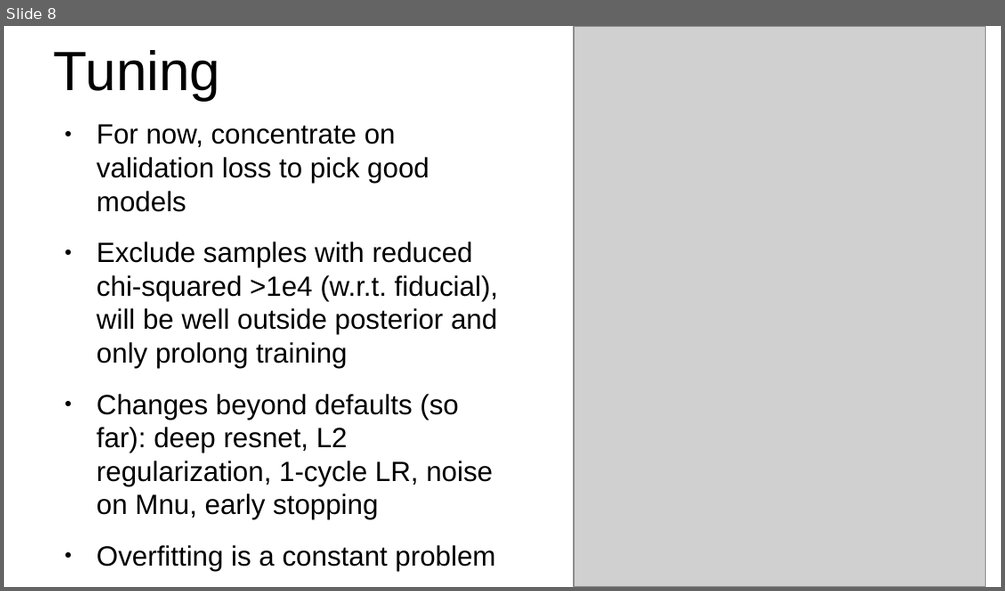
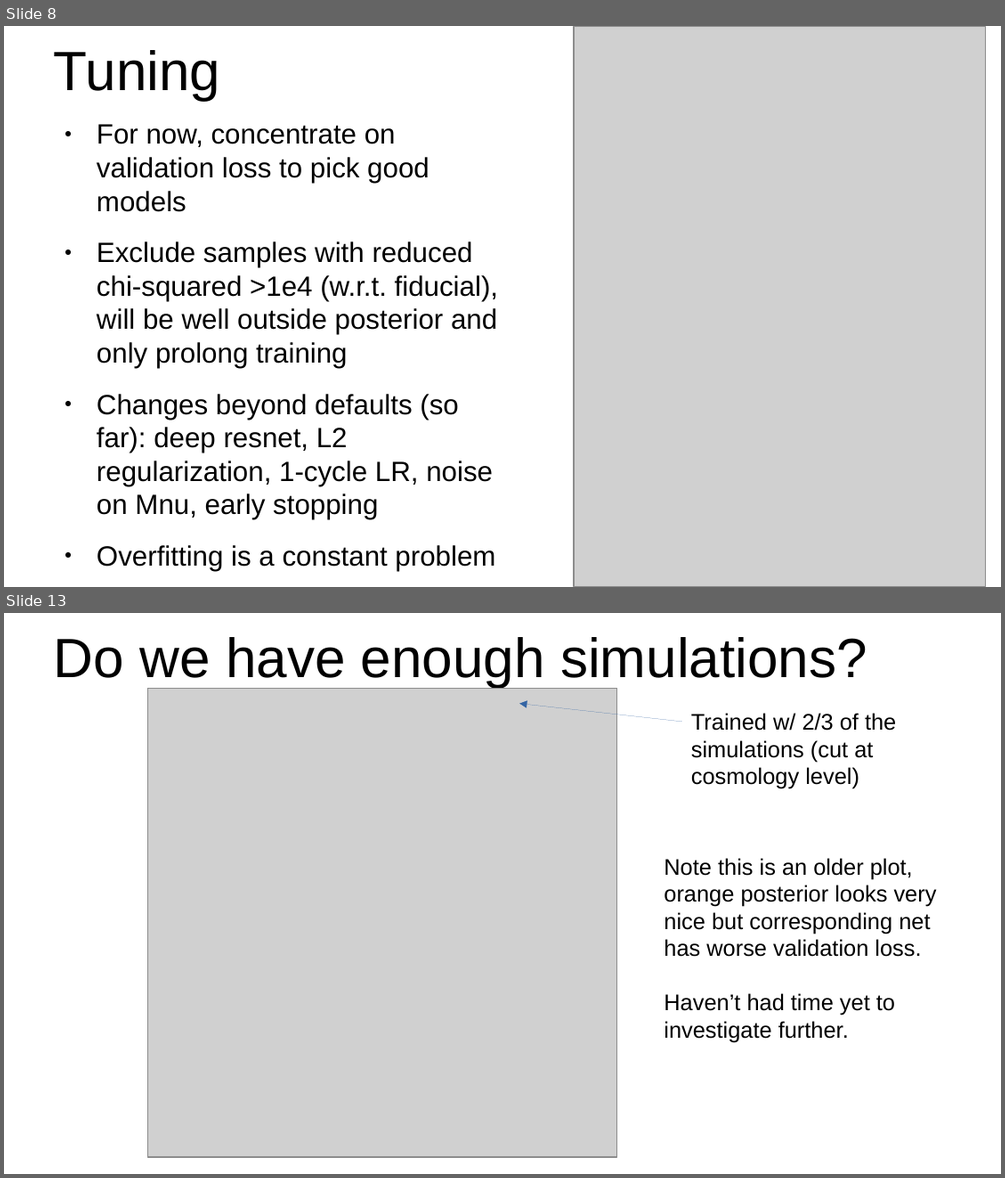
Before and after one commit to leanderthiele/nuvoid_production, a slide deck: presentation_020923.odp. Shown one above the other, each under a label of ours: slide 8 before the commit, slides 8 and 13 after it; the slides between them are not shown. The pictures are 1005x591 and 1005x1178 pixels, drawn with LibreOffice and Linux fonts; fonts in the diff are those of the drawing; grey boxes stand for pictures. Boxes give left, top, right and bottom in pixels: in the first picture for what was removed or moved away, otherwise in the second. Text is boxed around its words. In the diff, an @@ line names an element or a change of style, - is before the commit and + after.

Commit message:
do the proper thing and split training and validation set by cosmology

```diff
--- a/presentation_020923.odp
+++ b/presentation_020923.odp
@@ slide 13 added at (x1=4, y1=613, x2=1001, y2=1174), background #FFFFFF @@
@@ title added at (x1=54, y1=637, x2=867, y2=688), 44 pt, text #000000 @@
+Do we have enough simulations?
@@ picture added at (x1=148, y1=688, x2=617, y2=1158) @@
@@ arrow added from (682, 722) to (519, 704), #3465A4 0 pt @@
@@ text added at (x1=691, y1=713, x2=896, y2=789), 18 pt, text #000000 @@
+Trained w/ 2/3 of the simulations (cut at cosmology level)
@@ text added at (x1=663, y1=858, x2=937, y2=1042), 18 pt, text #000000 @@
+Note this is an older plot, orange posterior looks very nice but corresponding net has worse validation loss.
+Haven’t had time yet to investigate further.
```
Also in this commit, not shown: 3 slides changed, 4 other slides added, 4 slides removed, 1 other file.
